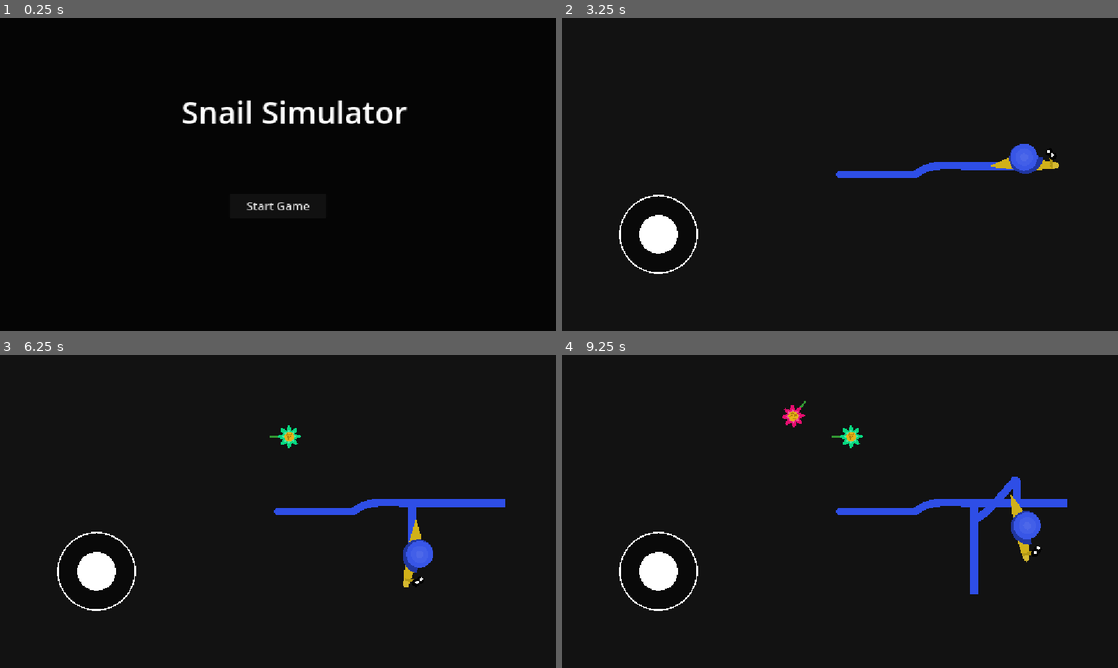
Above: before the commit, frames 1-4 (two rows, left to right).
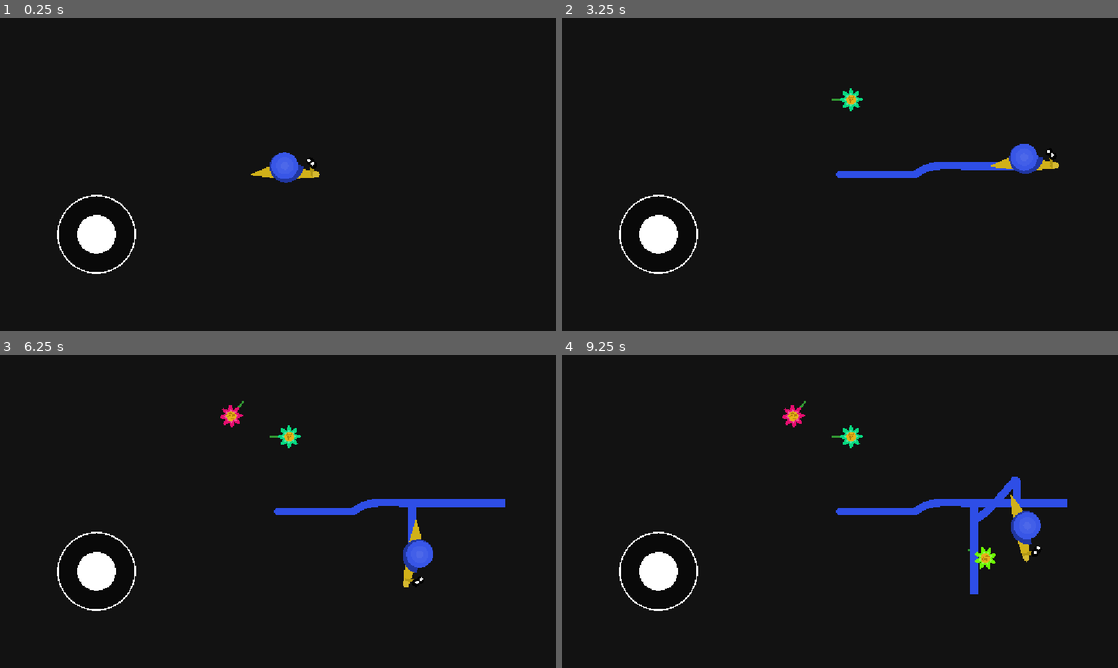
Above: after the commit, the same moments.

Repository: mcfredrick/snail_simulator
Game: Godot game, scene res://scenes/Main.tscn
Same seed, same stepped clock (60 frames per second), same inputs: the game is played once before the commit and once after it.
Inputs (mouse positions are in pixels of both pictures, inside the frame that each line leads up to):
- Up to frame 1 (0.25 s): no input
- Up to frame 2 (3.25 s): click (840, 205) at 0.5 s, where only the run before the commit has a clickable "Start Game"; tap Enter at 1.25 s; move the mouse to (962, 158) at 1.27 s; hold D (ui_right) 1.28-2 s; click (962, 158) at 1.42 s; drag from (728, 190) to (812, 237) at 2.02 s; move the mouse to (895, 105) at 2.77 s; hold D (ui_right) from 2.78 s (still down)
- Up to frame 3 (6.25 s): release D (ui_right) at 3.5 s; drag from (250, 574) to (111, 464) at 3.52 s; tap Space at 4.25 s; move the mouse to (444, 558) at 4.27 s; hold A (ui_left) 4.28-5 s; drag from (111, 464) to (289, 436) at 5.02 s; tap Enter at 5.75 s; move the mouse to (305, 511) at 5.77 s; hold S (ui_down) from 5.78 s (still down); click (305, 511) at 5.92 s
- Up to frame 4 (9.25 s): release S (ui_down) at 6.5 s; drag from (756, 433) to (728, 527) at 6.52 s; tap Space at 7.25 s; move the mouse to (962, 495) at 7.27 s; hold W (ui_up) 7.28-8 s; drag from (728, 527) to (795, 417) at 8.02 s; move the mouse to (895, 442) at 8.77 s; hold S (ui_down) from 8.78 s (still down)

The runs differ from the first frame. In frame 1, 2.8% of the frame differs, in the area x 10-74%, y 26-82%; in frame 2, 0.2%; in frame 3, 0.2%; in frame 4, 0.2%.

Commit message:
Remove the title screen

Diff:
--- a/godot_web_game/scenes/Main.gd
+++ b/godot_web_game/scenes/Main.gd
@@ -23,8 +23,8 @@
     # Set up window size and scaling
     get_tree().set_auto_accept_quit(false)
 
-    # Show title screen
-    $UI/TitleScreen.visible = true
+    # Start the game immediately
+    start_game()
 
     # Set up input actions
     setup_input_actions()
@@ -38,7 +38,6 @@
         return
 
     game_started = true
-    $UI/TitleScreen.visible = false
 
     # Create player
     spawn_player()
--- a/godot_web_game/scenes/Main.tscn
+++ b/godot_web_game/scenes/Main.tscn
@@ -24,42 +24,3 @@
 
 [node name="UI" type="CanvasLayer" parent="."]
 layer = 1
-
-[node name="TitleScreen" type="Control" parent="UI"]
-anchor_right = 1.0
-anchor_bottom = 1.0
-
-[node name="ColorRect" type="ColorRect" parent="UI/TitleScreen"]
-anchor_right = 1.0
-anchor_bottom = 1.0
-color = Color(0, 0, 0, 0.7)
-z_index = -1
-
-[node name="Title" type="Label" parent="UI/TitleScreen"]
-anchor_left = 0.5
-anchor_right = 0.5
-anchor_top = 0.3
-anchor_bottom = 0.3
-offset_left = -200.0
-offset_top = -50.0
-offset_right = 200.0
-offset_bottom = 50.0
-theme_override_font_sizes/font_size = 64
-theme_override_colors/font_color = Color(1, 1, 1, 1)
-text = "Snail Simulator"
-horizontal_alignment = 1
-vertical_alignment = 1
-
-[node name="StartButton" type="Button" parent="UI/TitleScreen"]
-anchor_left = 0.5
-anchor_right = 0.5
-anchor_top = 0.6
-anchor_bottom = 0.6
-offset_left = -100.0
-offset_top = -25.0
-offset_right = 100.0
-offset_bottom = 25.0
-text = "Start Game"
-theme_override_font_sizes/font_size = 24
-
-[connection signal="pressed" from="UI/TitleScreen/StartButton" to="." method="start_game"]
